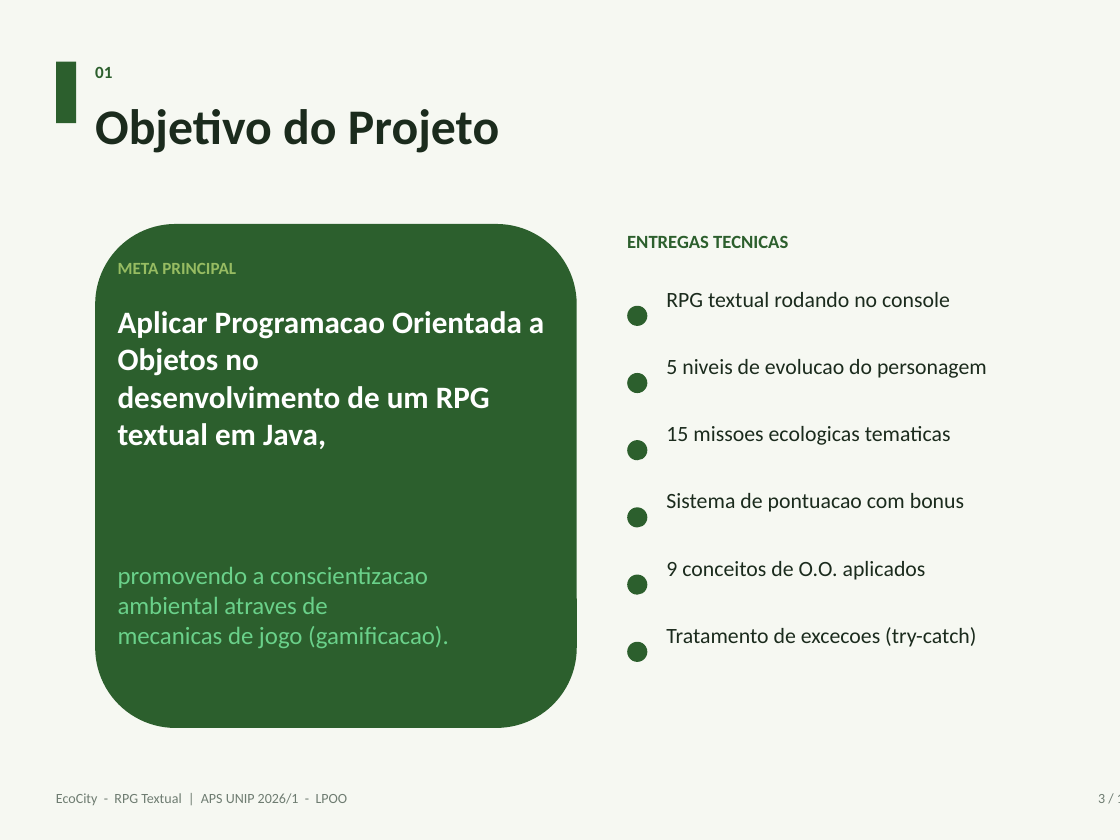
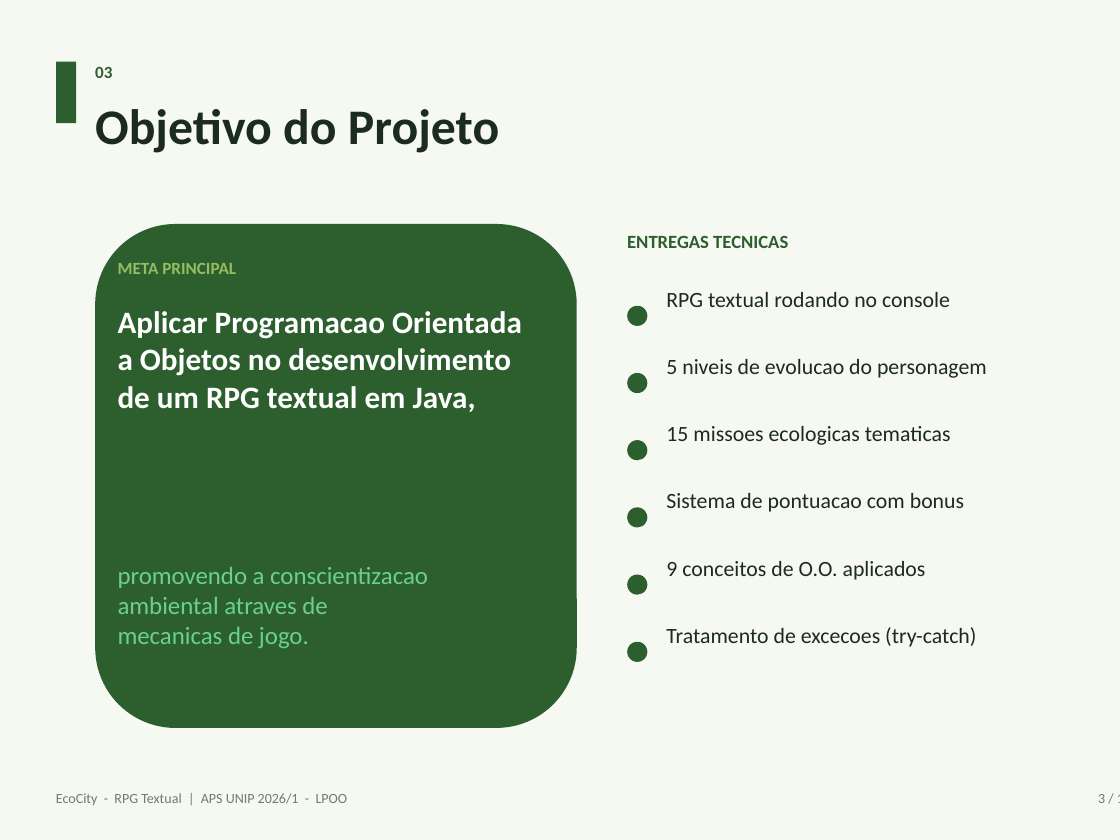
Before and after one commit to BielmFranco/EcoCity, a slide deck: slide 3 of relatorio/ApresentacaoEcoCity.pptx. Drawn at 1120x840 pixels with LibreOffice and Linux fonts; fonts in the diff are those of the drawing. Boxes give left, top, right and bottom in pixels: in the first picture for what was removed or moved away, otherwise in the second. Text is boxed around its words. In the diff, an @@ line names an element or a change of style, - is before the commit and + after.

Commit message:
Reduz apresentacao para 12 slides e ajusta layout
Estrutura: 3 introducao + 6 projeto + 3 codigo.
Corrige typo "Title" para "Titulo" no slide de niveis.
Ajusta fonte da formula de pontuacao para nao quebrar linha.
Remove conectores cruzados no diagrama de hierarquia.

```diff
--- a/relatorio/ApresentacaoEcoCity.pptx
+++ b/relatorio/ApresentacaoEcoCity.pptx
@@ text at <box>95,67,112,78</box>: text changed @@
-01
+03
@@ text at <box>118,311,522,412</box>: spaces changed @@
-Aplicar Programacao Orientada a Objetos no
-desenvolvimento de um RPG
-textual em Java,
+Aplicar Programacao Orientada
+a Objetos no desenvolvimento
+de um RPG textual em Java,
@@ text at <box>118,627,309,648</box>: text changed @@
-mecanicas de jogo (gamificacao).
+mecanicas de jogo.
```
Also in this commit, not shown: 6 other slides changed, 4 slides added, 11 slides removed, 1 other file.
